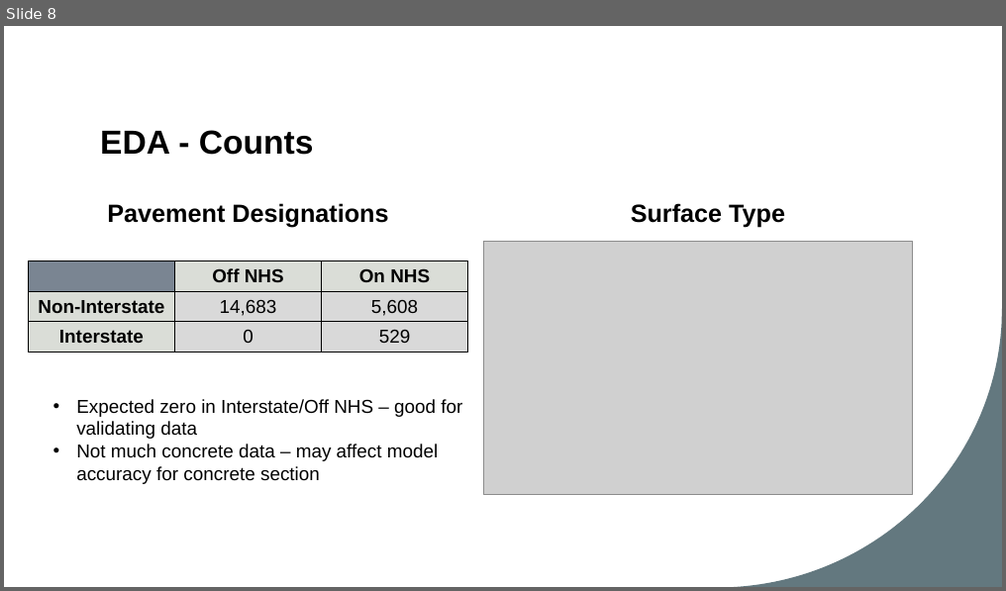
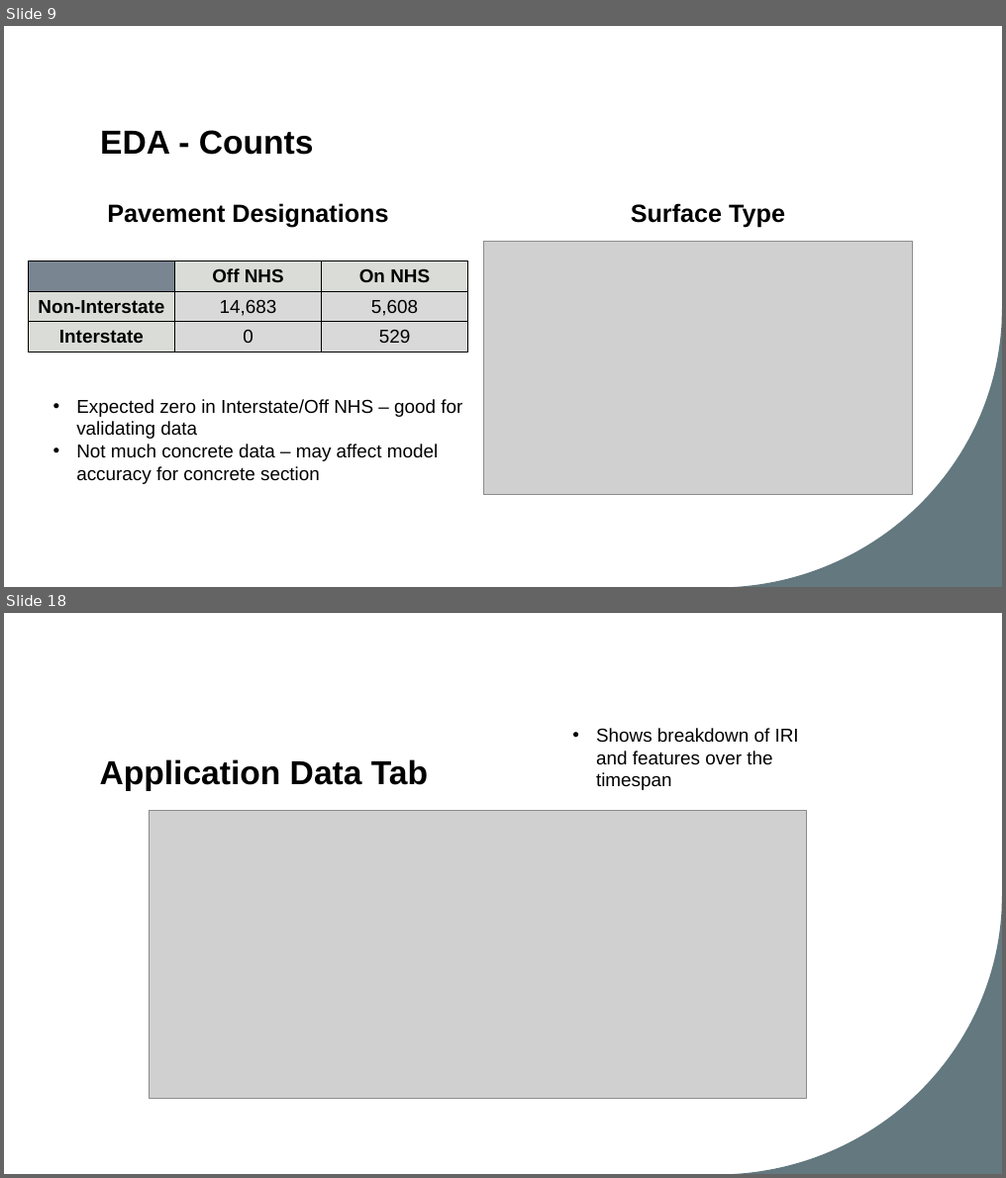
Before and after one commit to ConnorBruce/UMBC-DATA606-Capstone, a slide deck: docs/DS_Capstone_Final_Presentation_Connor_Bruce.pptx. Shown one above the other, each under a label of ours: slide 8 before the commit, slides 9 and 18 after it; the slides between them are not shown. The pictures are 1006x591 and 1006x1178 pixels, drawn with LibreOffice and Linux fonts; fonts in the diff are those of the drawing; grey boxes stand for pictures. Boxes give left, top, right and bottom in pixels: in the first picture for what was removed or moved away, otherwise in the second. Text is boxed around its words. In the diff, an @@ line names an element or a change of style, - is before the commit and + after.

```diff
--- a/docs/DS_Capstone_Final_Presentation_Connor_Bruce.pptx
+++ b/docs/DS_Capstone_Final_Presentation_Connor_Bruce.pptx
@@ slide 18 added at (4, 613, 1002, 1174), background #FFFFFF; not listed: 1 template element that a slide beside it also shows @@
@@ text added at (596, 728, 799, 790), 18 pt, text #000000 @@
+• Shows breakdown of IRI and features over the timespan
@@ title added at (100, 760, 428, 791), 32 pt, text #000000, bold @@
+Application Data Tab
@@ picture added at (149, 811, 806, 1098) @@
@@ what was slide 8 is now slide 9 @@
```
Also in this commit, not shown: 2 slides changed, 11 other slides added, 5 other files.
